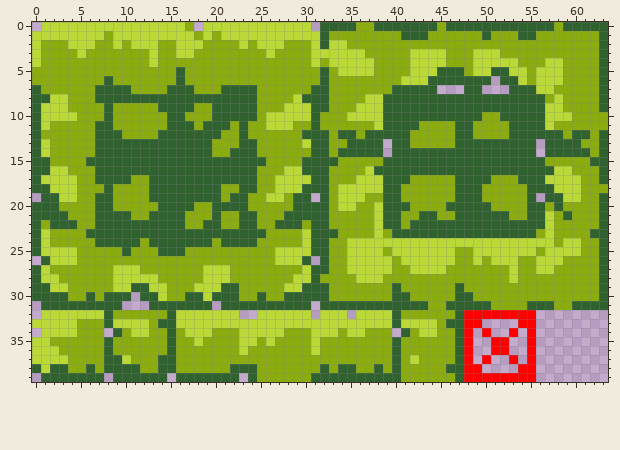
Pixel-art sprite, stored at res/image/wall.png. The picture above is the old version.
The file is 64x40 pixels.
After:
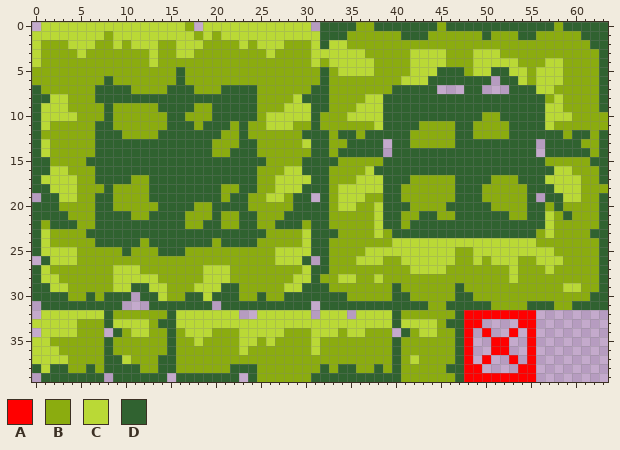
Palette (. is transparent): A #ff0000  B #8bac0f  C #bad936  D #306230
From the commit log: 色々修正したぺこ
Diff:
Changed rows in their new state; - is an unchanged pixel.
first column x 33:
 1 DD--------------------------DD
 2 -----------------------------D
first column x 33:
24 --BBBBB----------------BB-BB--
25 --BB--C----------------C-BBB--
26 --B---B-----------------------
27 --BBBBB----------------B------
28 -CCBB-------------------------
29 --------------------------CC--
30 DD---------------------------D
Where, in picture pixels (left, top, right, bottom), the same in both pictures:
changed: (329, 31, 347, 40)
changed: (581, 31, 599, 49)
changed: (329, 238, 392, 301)
changed: (536, 238, 599, 301)
